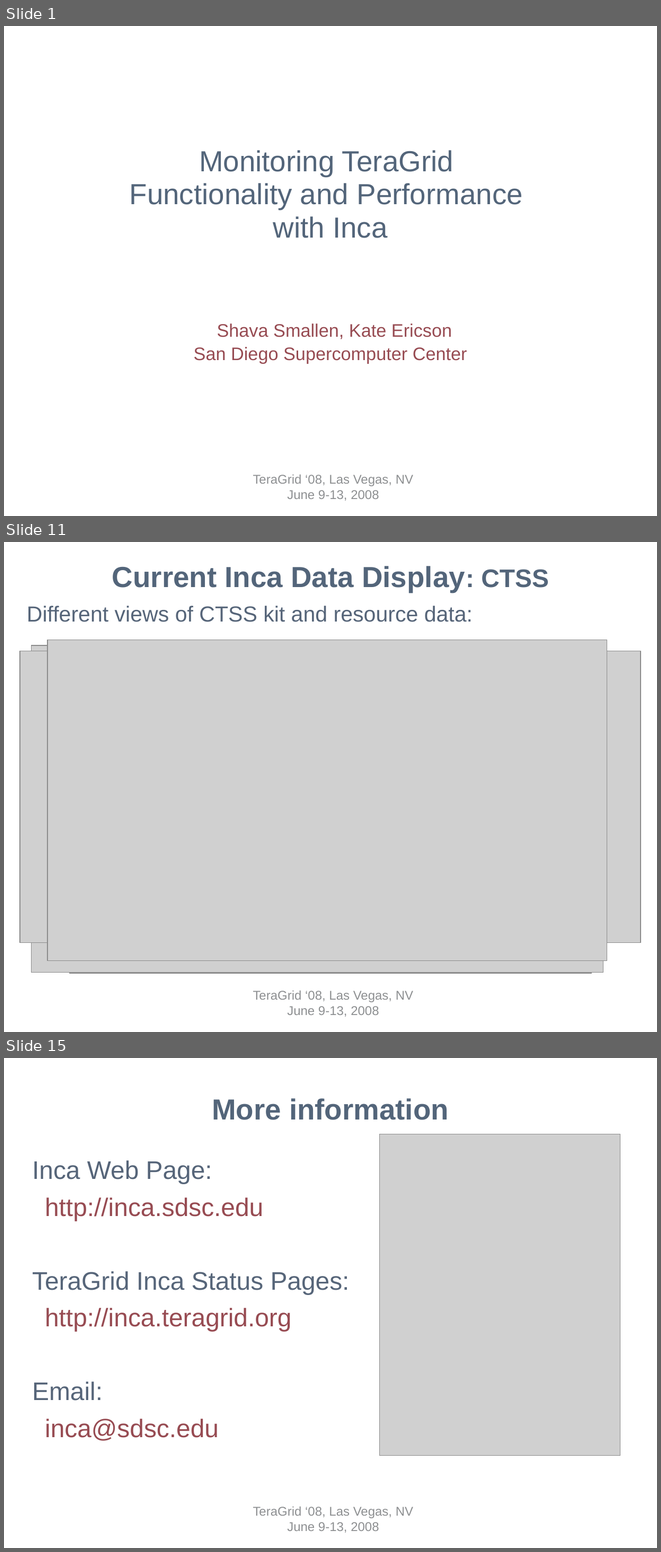
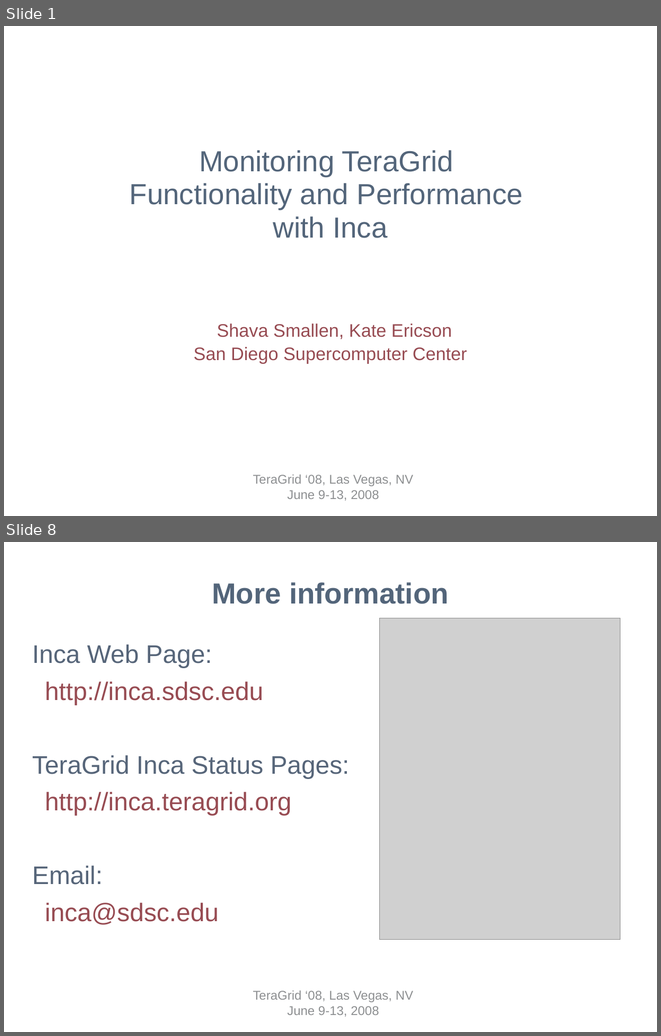
Before and after one commit to IncaProject/inca-xsede, a slide deck: talks/tg08/inca-tg08.ppt. Shown one above the other, each under a label of ours: slides 1, 11 and 15 before the commit, slides 1 and 8 after it; the slides between them are not shown. The pictures are 661x1552 and 661x1036 pixels, drawn with LibreOffice and Linux fonts; fonts in the diff are those of the drawing; grey boxes stand for pictures; background and template pictures are left out. Boxes give left, top, right and bottom in pixels: in the first picture for what was removed or moved away, otherwise in the second. Text is boxed around its words. In the diff, an @@ line names an element or a change of style, - is before the commit and + after.

```diff
--- a/talks/tg08/inca-tg08.ppt
+++ b/talks/tg08/inca-tg08.ppt
@@ slide 11 removed at (4,542,657,1032), background #FFFFFF; not listed: 1 template element that a slide beside it also shows @@
@@ title removed at (112,566,549,592) @@
-Current Inca Data Display: CTSS
@@ text removed at (27,606,473,622) @@
-Different views of CTSS kit and resource data:
@@ picture removed at (20,651,641,943) @@
@@ picture removed at (32,645,603,972) @@
@@ picture removed at (48,640,607,961) @@
@@ picture removed at (69,651,592,973) @@
@@ what was slide 15 is now slide 8 @@
```
Also in this commit, not shown: 2 slides changed, 4 slides added, 10 other slides removed.
